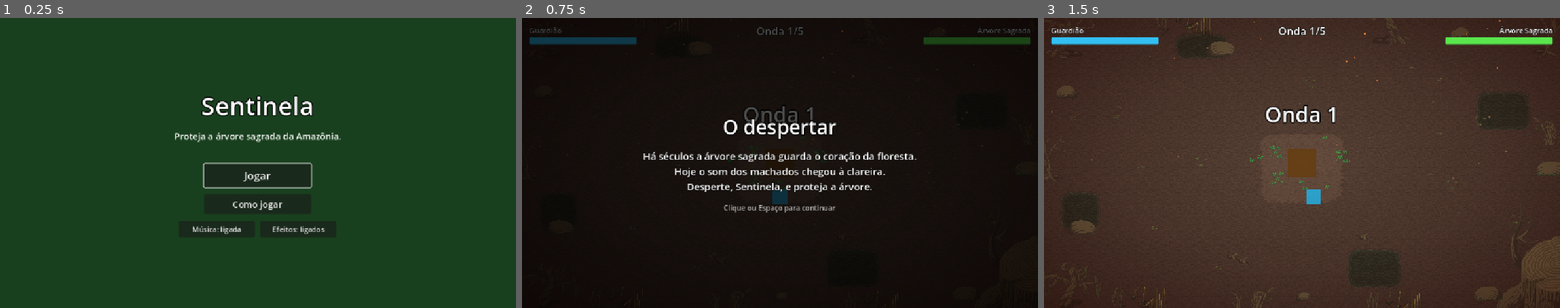
Above: before the commit, frames 1-3 (left to right).
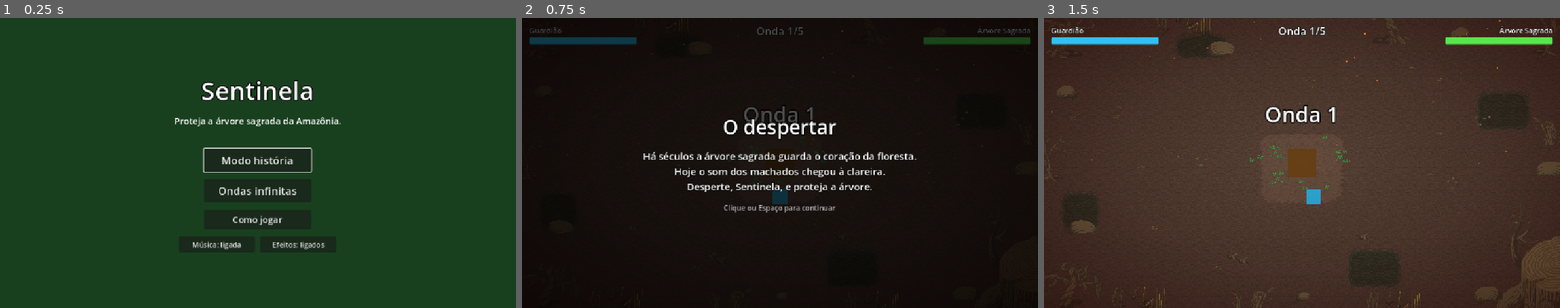
Above: after the commit, the same moments.

Repository: elian-sss/sentinela
Game: Godot game, scene res://cenas/telas/TelaInicial.tscn
Two runs of this game, one before a commit and one after it. Both use one fixed random seed, a clock stepped at 60 frames per second and the inputs below.
Inputs (mouse positions are in pixels of both pictures, inside the frame that each line leads up to):
- Up to frame 1 (0.25 s): no input
- Up to frame 2 (0.75 s): click "Jogar" (after the commit: "Modo história") at 0.5 s
- Up to frame 3 (1.5 s): tap Enter (ui_accept) at 1.25 s; move the mouse to (1415, 148) at 1.27 s; press the mouse at (1415, 148) at 1.28 s; hold D (mover_direita) from 1.28 s (still down)

The runs differ from the first frame. In frame 1, 4.1% of the frame differs, in the area x 33-66%, y 21-80%; in frame 2, nothing differs; in frame 3, nothing differs.

Commit message:
Adiciona modo ondas infinitas com ciclos mais difíceis e recorde salvo

Diff:
--- a/cenas/audio/audio_manager.gd
+++ b/cenas/audio/audio_manager.gd
@@ -173,12 +173,12 @@
 
 func _ao_iniciar_onda(numero: int, gerente: GerenteDeOndas) -> void:
 	tocar("onda_iniciada")
-	tocar_musica("chefe" if numero == gerente.total_de_ondas() else "combate")
+	tocar_musica("chefe" if gerente.eh_onda_do_chefe(numero) else "combate")
 
 
 ## Na pausa entre ondas volta o tema calmo. Depois da última onda quem decide é a vitória.
 func _ao_concluir_onda(numero: int, gerente: GerenteDeOndas) -> void:
-	if numero < gerente.total_de_ondas():
+	if not gerente.eh_ultima_onda(numero):
 		tocar_musica("menu")
 
 
--- a/cenas/hud/hud.gd
+++ b/cenas/hud/hud.gd
@@ -33,8 +33,9 @@
 	_atualizar_barra(arvore.vida_atual, arvore.vida_maxima, _barra_arvore)
 
 
+## total = 0 mostra só o número da onda (modo infinito).
 func atualizar_onda(atual: int, total: int) -> void:
-	_rotulo_onda.text = "Onda %d/%d" % [atual, total]
+	_rotulo_onda.text = "Onda %d" % atual if total == 0 else "Onda %d/%d" % [atual, total]
 
 
 func _atualizar_barra(atual: int, maxima: int, barra: ProgressBar) -> void:
@@ -43,7 +44,8 @@
 
 
 func _ao_iniciar_onda(numero: int) -> void:
-	atualizar_onda(numero, gerente_de_ondas.total_de_ondas())
+	var total: int = 0 if GerenteDeOndas.eh_infinito() else gerente_de_ondas.total_de_ondas()
+	atualizar_onda(numero, total)
 	_mostrar_aviso("Onda %d" % numero, duracao_aviso_onda)
 
 
--- a/cenas/jogo/balanceamento.gd
+++ b/cenas/jogo/balanceamento.gd
@@ -103,3 +103,12 @@
 	{"inimigos": {"lenhador": 6, "motosserrista": 8, "fogo": 3}, "intervalo": 0.9},
 	{"inimigos": {"chefe": 1}, "intervalo": 1.0},
 ]
+
+# ---------------------------------------------------------------- modo ondas infinitas
+# Repete as ONDAS em ciclos de 5 (a 5ª de cada ciclo é sempre o chefe), cada ciclo mais pesado.
+# Ciclo 0 = ondas 1 a 5, ciclo 1 = ondas 6 a 10, e assim por diante.
+
+const INFINITO_AUMENTO_QUANTIDADE_POR_CICLO: float = 0.5 ## +50% de inimigos a cada ciclo (arredonda para cima)
+const INFINITO_REDUCAO_INTERVALO_POR_CICLO: float = 0.1 ## intervalo entre nascimentos cai 10% a cada ciclo
+const INFINITO_INTERVALO_MINIMO: float = 0.5
+const INFINITO_ESCOLTA_CHEFE_POR_CICLO: int = 3 ## lenhadores extras na onda do chefe a cada ciclo
--- a/cenas/jogo/gerente_de_ondas.gd
+++ b/cenas/jogo/gerente_de_ondas.gd
@@ -16,6 +16,11 @@
 	"chefe": preload("res://cenas/chefe/Chefe.tscn"),
 }
 
+enum Modo { HISTORIA, INFINITO }
+
+## Escolhido na tela inicial. É static para continuar valendo quando a partida é reiniciada.
+static var modo: Modo = Modo.HISTORIA
+
 var pausa_entre_ondas: float = Balanceamento.PAUSA_ENTRE_ONDAS
 @export var margem_fora_da_tela: float = 40.0
 
@@ -33,6 +38,10 @@
 	_iniciar_proxima_onda.call_deferred()
 
 
+static func eh_infinito() -> bool:
+	return modo == Modo.INFINITO
+
+
 func total_de_ondas() -> int:
 	return Balanceamento.ONDAS.size()
 
@@ -41,13 +50,43 @@
 	return _onda_atual
 
 
+## Só existe última onda no modo história.
+func eh_ultima_onda(numero: int) -> bool:
+	return not eh_infinito() and numero == total_de_ondas()
+
+
+func eh_onda_do_chefe(numero: int) -> bool:
+	return _dados_da_onda(numero)["inimigos"].has("chefe")
+
+
 func _iniciar_proxima_onda() -> void:
 	_onda_atual += 1
-	var onda: Dictionary = Balanceamento.ONDAS[_onda_atual - 1]
+	var onda: Dictionary = _dados_da_onda(_onda_atual)
 	_montar_fila_nascimento(onda["inimigos"])
 	onda_iniciada.emit(_onda_atual)
 	_timer_nascimento.start(onda["intervalo"])
 	_fazer_nascer_inimigo()
+
+
+## No modo infinito, a onda N reusa a onda base da mesma posição no ciclo,
+## com mais inimigos e nascimentos mais rápidos a cada ciclo.
+func _dados_da_onda(numero: int) -> Dictionary:
+	var total: int = total_de_ondas()
+	var base: Dictionary = Balanceamento.ONDAS[(numero - 1) % total]
+	@warning_ignore("integer_division")
+	var ciclo: int = (numero - 1) / total
+	if ciclo == 0:
+		return base
+	var multiplicador: float = 1.0 + ciclo * Balanceamento.INFINITO_AUMENTO_QUANTIDADE_POR_CICLO
+	var inimigos: Dictionary = {}
+	for tipo: String in base["inimigos"]:
+		var quantidade: int = base["inimigos"][tipo]
+		inimigos[tipo] = quantidade if tipo == "chefe" else ceili(quantidade * multiplicador)
+	if inimigos.has("chefe"):
+		inimigos["lenhador"] = inimigos.get("lenhador", 0) + ciclo * Balanceamento.INFINITO_ESCOLTA_CHEFE_POR_CICLO
+	var reducao: float = 1.0 - ciclo * Balanceamento.INFINITO_REDUCAO_INTERVALO_POR_CICLO
+	var intervalo: float = maxf(base["intervalo"] * reducao, Balanceamento.INFINITO_INTERVALO_MINIMO)
+	return {"inimigos": inimigos, "intervalo": intervalo}
 
 
 ## Transforma {"lenhador": 2, "motosserrista": 1} numa fila embaralhada de tipos.
@@ -95,7 +134,7 @@
 
 func _concluir_onda() -> void:
 	onda_concluida.emit(_onda_atual)
-	if _onda_atual == Balanceamento.ONDAS.size():
+	if eh_ultima_onda(_onda_atual):
 		vitoria.emit()
 	else:
 		_timer_pausa.start(pausa_entre_ondas)
--- a/cenas/jogo/gerente_do_jogo.gd
+++ b/cenas/jogo/gerente_do_jogo.gd
@@ -28,7 +28,7 @@
 
 ## Ao fim de cada onda, menos a última, a árvore recupera uma parte da vida.
 func _regenerar_arvore(onda: int) -> void:
-	if onda < gerente_de_ondas.total_de_ondas():
+	if not gerente_de_ondas.eh_ultima_onda(onda):
 		arvore.curar(int(arvore.vida_maxima * Balanceamento.ARVORE_REGENERACAO_ENTRE_ONDAS))
 
 
--- /dev/null
+++ b/cenas/jogo/recorde.gd
@@ -0,0 +1,21 @@
+class_name Recorde
+## Maior onda alcançada no modo infinito, salva em user:// (no navegador, fica no IndexedDB).
+
+const CAMINHO: String = "user://recorde.cfg"
+
+
+static func carregar() -> int:
+	var arquivo := ConfigFile.new()
+	if arquivo.load(CAMINHO) != OK:
+		return 0
+	return arquivo.get_value("infinito", "onda", 0)
+
+
+## Salva se for maior que o recorde atual. Devolve true quando é um novo recorde.
+static func registrar(onda: int) -> bool:
+	if onda <= carregar():
+		return false
+	var arquivo := ConfigFile.new()
+	arquivo.set_value("infinito", "onda", onda)
+	arquivo.save(CAMINHO)
+	return true
--- a/cenas/telas/TelaInicial.tscn
+++ b/cenas/telas/TelaInicial.tscn
@@ -57,7 +57,22 @@
 layout_mode = 2
 size_flags_horizontal = 4
 theme_override_font_sizes/font_size = 24
-text = "Jogar"
+text = "Modo história"
+
+[node name="BotaoInfinito" type="Button" parent="Centro/Menu"]
+custom_minimum_size = Vector2(240, 52)
+layout_mode = 2
+size_flags_horizontal = 4
+theme_override_font_sizes/font_size = 24
+text = "Ondas infinitas"
+
+[node name="RotuloRecorde" type="Label" parent="Centro/Menu"]
+visible = false
+modulate = Color(1, 0.9, 0.5, 1)
+layout_mode = 2
+theme_override_font_sizes/font_size = 16
+text = "Recorde: onda 0"
+horizontal_alignment = 1
 
 [node name="BotaoComoJogar" type="Button" parent="Centro/Menu"]
 custom_minimum_size = Vector2(240, 44)
@@ -95,7 +110,8 @@
 layout_mode = 2
 theme_override_colors/font_color = Color(1, 0.9, 0.5, 1)
 theme_override_font_sizes/font_size = 22
-text = "Proteja a árvore sagrada por 5 ondas e derrote a escavadeira."
+text = "Modo história: proteja a árvore por 5 ondas e derrote a escavadeira.
+Ondas infinitas: resista o máximo que conseguir."
 horizontal_alignment = 1
 
 [node name="BotaoVoltar" type="Button" parent="Centro/ComoJogar"]
--- a/cenas/telas/tela_fim_de_partida.gd
+++ b/cenas/telas/tela_fim_de_partida.gd
@@ -23,7 +23,12 @@
 
 
 func _ao_perder(onda: int) -> void:
-	_mostrar("Derrota", "Você caiu na onda %d." % onda)
+	if not GerenteDeOndas.eh_infinito():
+		_mostrar("Derrota", "Você caiu na onda %d." % onda)
+	elif Recorde.registrar(onda):
+		_mostrar("Novo recorde!", "Você chegou à onda %d." % onda)
+	else:
+		_mostrar("Fim da ronda", "Você chegou à onda %d.\nRecorde: onda %d." % [onda, Recorde.carregar()])
 
 
 func _ao_vencer() -> void:
--- a/cenas/telas/tela_historia.gd
+++ b/cenas/telas/tela_historia.gd
@@ -54,7 +54,7 @@
 
 
 func _ao_iniciar_onda(numero: int) -> void:
-	if numero > TRECHOS.size() or numero in _ondas_ja_vistas:
+	if GerenteDeOndas.eh_infinito() or numero > TRECHOS.size() or numero in _ondas_ja_vistas:
 		return
 	_ondas_ja_vistas.append(numero)
 	var trecho: Dictionary = TRECHOS[numero - 1]
--- a/cenas/telas/tela_inicial.gd
+++ b/cenas/telas/tela_inicial.gd
@@ -1,24 +1,35 @@
 extends Control
-## Tela inicial: título, "Jogar" e "Como jogar".
-## O clique em "Jogar" também serve como o gesto que o navegador exige para liberar o áudio.
+## Tela inicial: título, os dois modos de jogo e "Como jogar".
+## O clique num modo também serve como o gesto que o navegador exige para liberar o áudio.
 
 const CENA_ARENA: String = "res://cenas/arena/Arena.tscn"
 
 @onready var _menu: VBoxContainer = $Centro/Menu
 @onready var _como_jogar: VBoxContainer = $Centro/ComoJogar
 @onready var _botao_jogar: Button = $Centro/Menu/BotaoJogar
+@onready var _botao_infinito: Button = $Centro/Menu/BotaoInfinito
+@onready var _rotulo_recorde: Label = $Centro/Menu/RotuloRecorde
 @onready var _botao_como_jogar: Button = $Centro/Menu/BotaoComoJogar
 @onready var _botao_voltar: Button = $Centro/ComoJogar/BotaoVoltar
 
 
 func _ready() -> void:
-	_botao_jogar.pressed.connect(_jogar)
+	_botao_jogar.pressed.connect(_jogar.bind(GerenteDeOndas.Modo.HISTORIA))
+	_botao_infinito.pressed.connect(_jogar.bind(GerenteDeOndas.Modo.INFINITO))
 	_botao_como_jogar.pressed.connect(_mostrar_como_jogar)
 	_botao_voltar.pressed.connect(_voltar_ao_menu)
+	_mostrar_recorde()
 	_botao_jogar.grab_focus()
 
 
-func _jogar() -> void:
+func _mostrar_recorde() -> void:
+	var recorde: int = Recorde.carregar()
+	_rotulo_recorde.visible = recorde > 0
+	_rotulo_recorde.text = "Recorde: onda %d" % recorde
+
+
+func _jogar(modo: GerenteDeOndas.Modo) -> void:
+	GerenteDeOndas.modo = modo
 	get_tree().change_scene_to_file(CENA_ARENA)
 
 
Not shown, added: cenas/jogo/recorde.gd.uid
